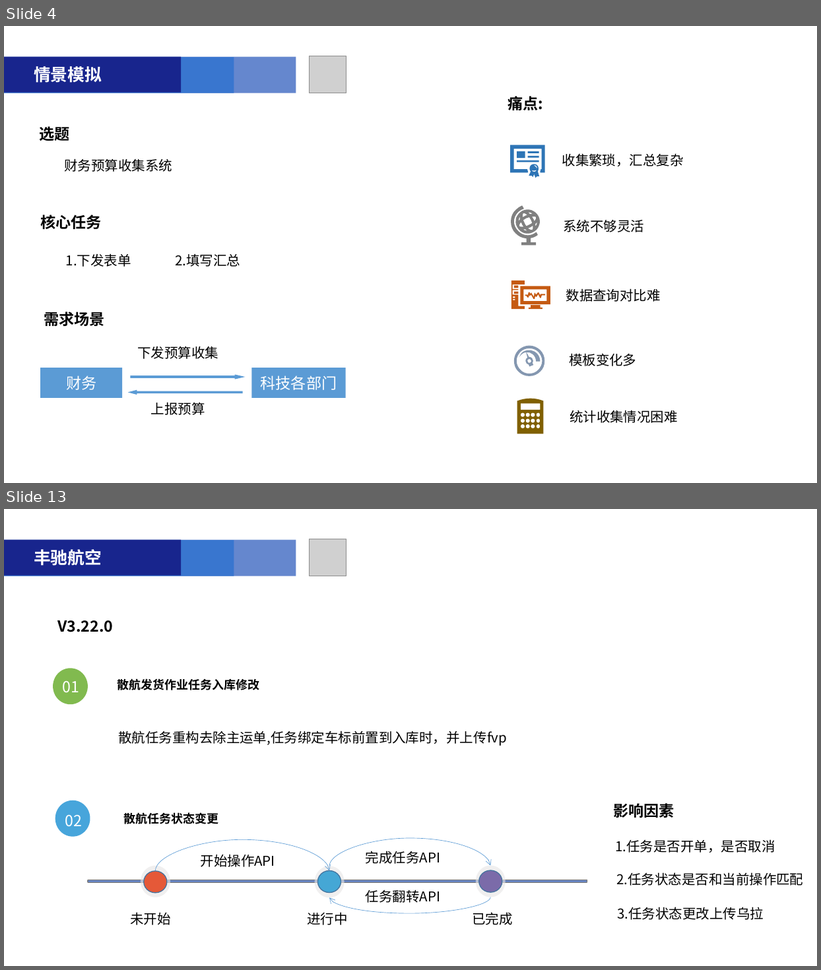
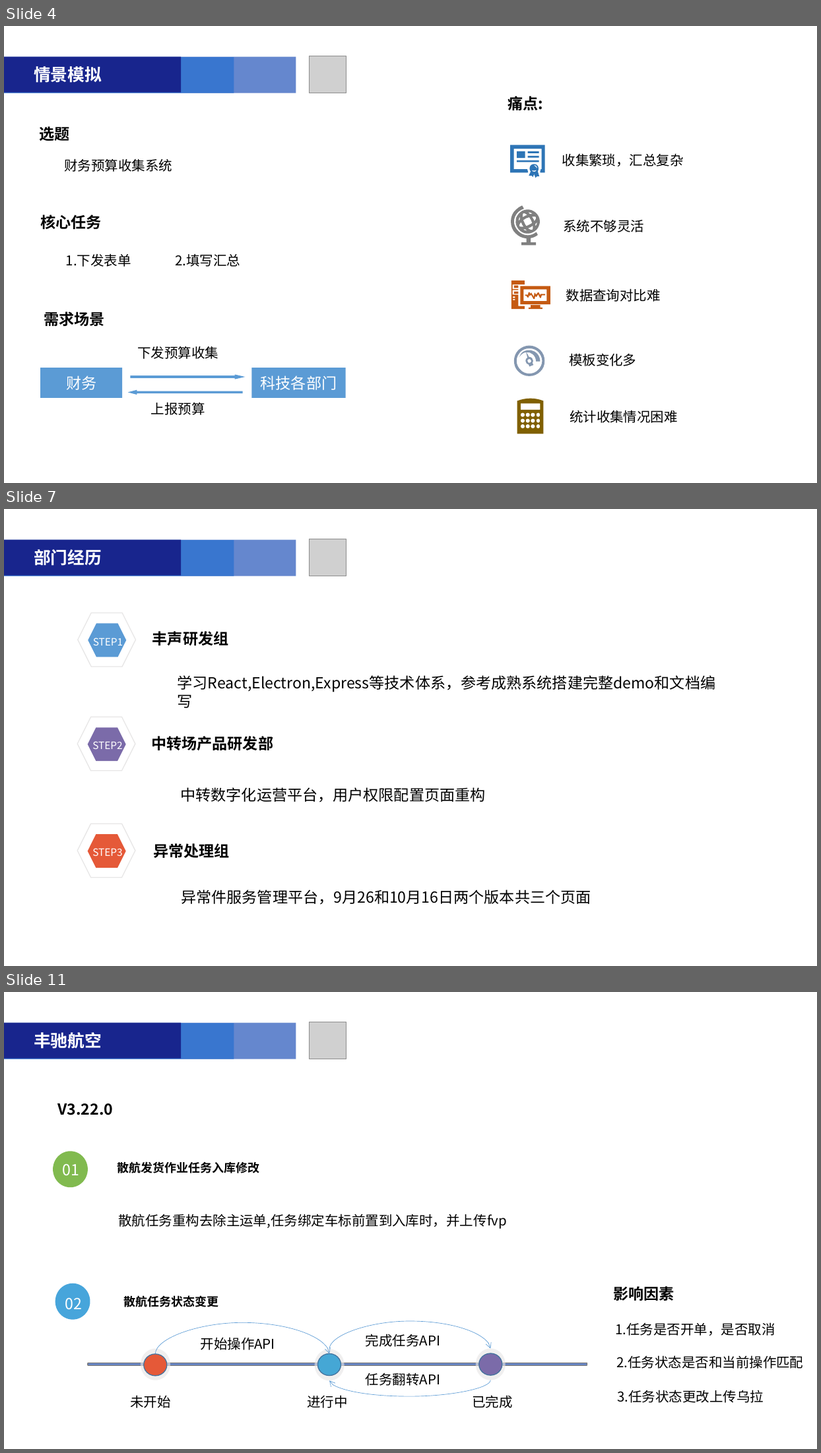
Before and after one commit to liuqiansb/zz, a slide deck: 附件1-2019届大学生转正汇报PPT模板2(1).pptx. Shown one above the other, each under a label of ours: slides 4 and 13 before the commit, slides 4, 7 and 11 after it; the slides between them are not shown. The pictures are 821x970 and 821x1453 pixels, drawn with LibreOffice and Linux fonts; fonts in the diff are those of the drawing; grey boxes stand for pictures. Boxes give left, top, right and bottom in pixels: in the first picture for what was removed or moved away, otherwise in the second. Text is boxed around its words. In the diff, an @@ line names an element or a change of style, - is before the commit and + after.

```diff
--- a/附件1-2019届大学生转正汇报PPT模板2(1).pptx
+++ b/附件1-2019届大学生转正汇报PPT模板2(1).pptx
@@ slide 7 added at (4,509,817,966), background #FFFFFF @@
@@ rounded rectangle added at (4,539,296,576), fill #6587CE @@
@@ rounded rectangle added at (4,540,234,576), fill #3976CF @@
@@ rounded rectangle added at (4,539,181,575), fill #18258D @@
@@ picture added at (310,539,347,576) @@
@@ text added at (34,549,102,566), 20 pt, text #FFFFFF, bold @@
+部门经历
@@ hexagon added at (78,613,136,666), fill #FFFFFF, outline #E7E6E6 1 pt @@
@@ hexagon added at (88,624,127,657), fill #5B9BD5 @@
@@ text added at (93,638,123,648), 12 pt, text #FFFFFF @@
+STEP1
@@ text added at (152,631,228,646), 18 pt, text #000000, bold @@
+丰声研发组
@@ text added at (178,675,716,692), 18 pt, text #000000 @@
+学习React,Electron,Express等技术体系，参考成熟系统搭建完整demo和文档编写
@@ hexagon added at (77,717,135,770), fill #FFFFFF, outline #E7E6E6 1 pt @@
@@ hexagon added at (88,728,126,762), fill #7B6BA9 @@
@@ text added at (92,741,122,749), 12 pt, text #FFFFFF @@
+STEP2
@@ text added at (151,736,273,751), 18 pt, text #000000, bold @@
+中转场产品研发部
@@ text added at (181,788,486,803), 18 pt, text #000000 @@
+中转数字化运营平台，用户权限配置页面重构
@@ hexagon added at (77,824,135,878), fill #FFFFFF, outline #E7E6E6 1 pt @@
@@ hexagon added at (88,835,126,868), fill #E55938 @@
@@ text added at (153,844,229,858), 18 pt, text #000000, bold @@
+异常处理组
@@ text added at (92,848,122,856), 12 pt, text #FFFFFF @@
+STEP3
@@ text added at (181,890,591,905), 18 pt, text #000000 @@
+异常件服务管理平台，9月26和10月16日两个版本共三个页面
@@ what was slide 13 is now slide 11 @@
```
Also in this commit, not shown: 6 slides changed, 2 other slides added, 4 slides removed, 2 other files.
